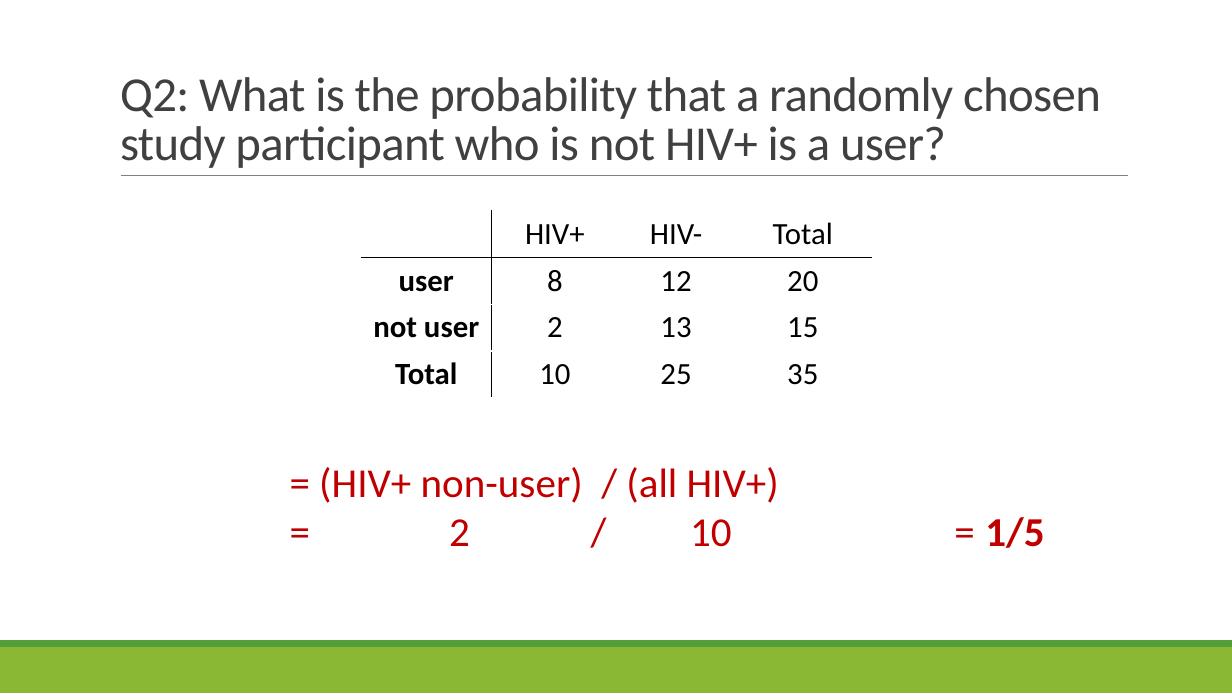
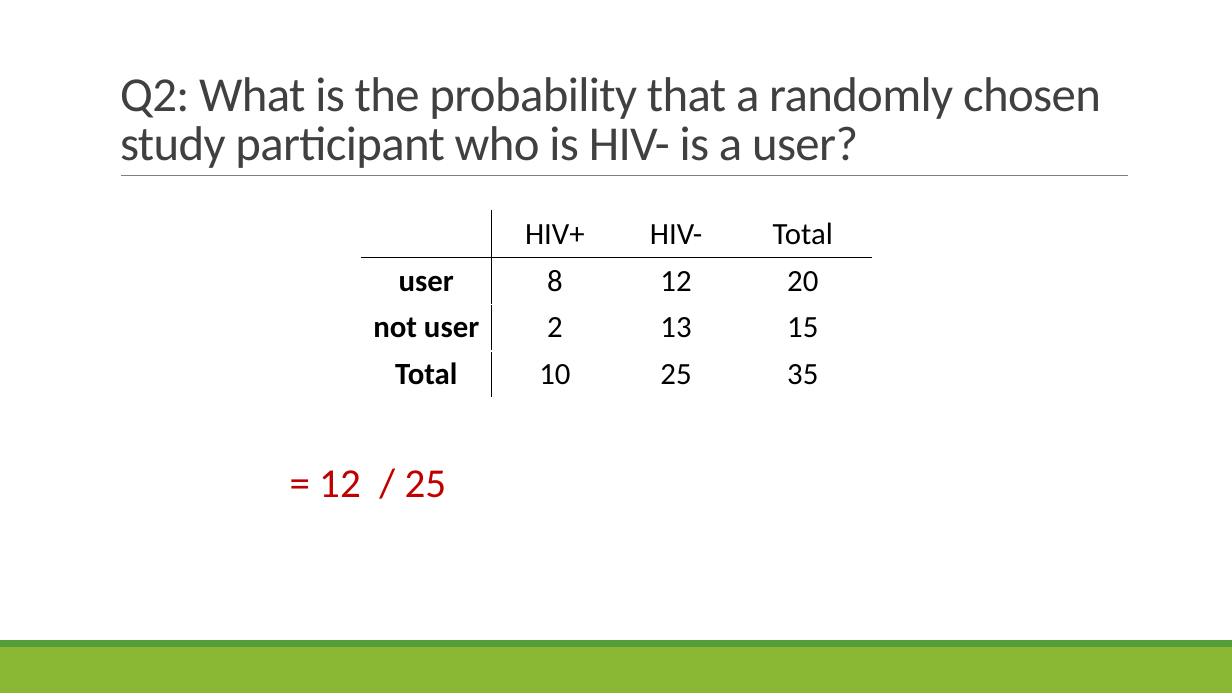
Before and after one commit to sjspielman/bio5312_fall2017, a slide deck: slide 24 of slides/day3_probability.pptx. Drawn at 1232x693 pixels with LibreOffice and Linux fonts; fonts in the diff are those of the drawing. Boxes give left, top, right and bottom in pixels: in the first picture for what was removed or moved away, otherwise in the second. Text is boxed around its words. In the diff, an @@ line names an element or a change of style, - is before the commit and + after.

```diff
--- a/slides/day3_probability.pptx
+++ b/slides/day3_probability.pptx
@@ title at box(120, 77, 1101, 168): text changed @@
-Q2: What is the probability that a randomly chosen study participant who is not HIV+ is a user?
+Q2: What is the probability that a randomly chosen study participant who is HIV- is a user?
@@ text at box(319, 470, 447, 498): text changed @@
-= (HIV+ non-user) / (all HIV+)
-= 2 / 10 = 1/5
+= 12 / 25
```
Also in this commit, not shown: 1 other slide changed, 1 other file.
